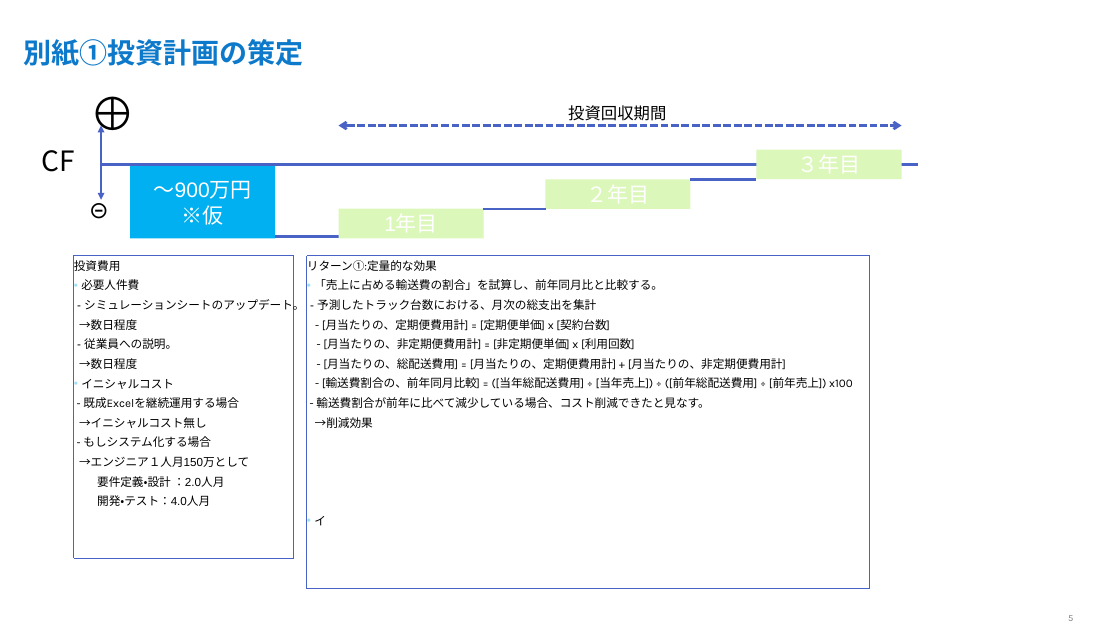
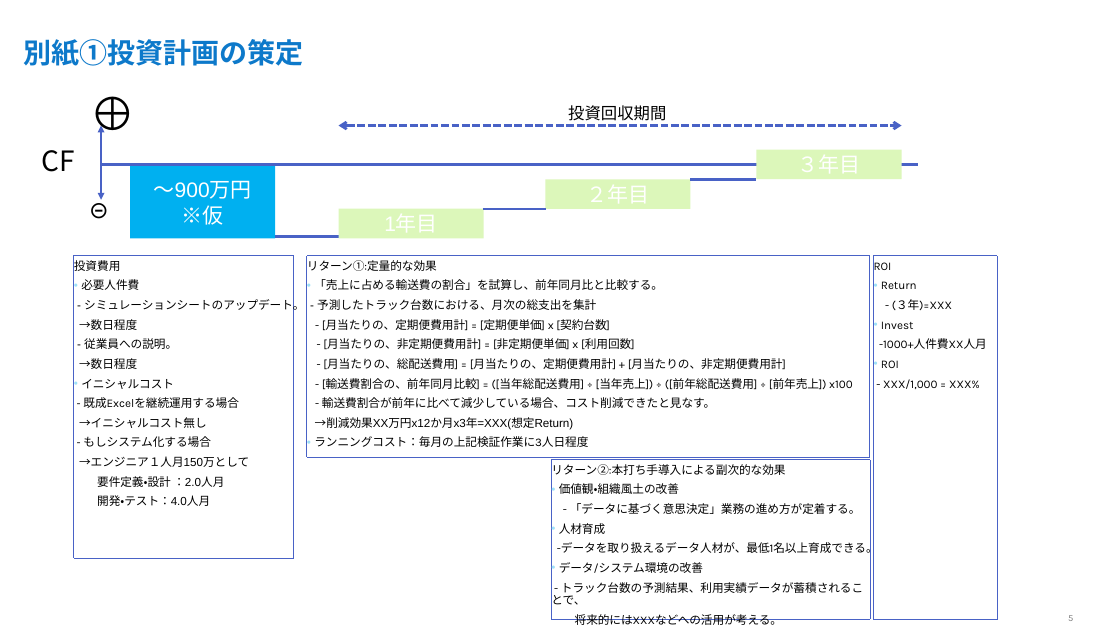
Before and after one commit to carreraastra/PBL01, a slide deck: slide 5 of PBL04_演習5_m.kiyo.pptx. Drawn at 1120x630 pixels with LibreOffice and Linux fonts; fonts in the diff are those of the drawing; background and template pictures are left out. Boxes give left, top, right and bottom in pixels: in the first picture for what was removed or moved away, otherwise in the second. Text is boxed around its words. In the diff, an @@ line names an element or a change of style, - is before the commit and + after.

```diff
--- a/PBL04_演習5_m.kiyo.pptx
+++ b/PBL04_演習5_m.kiyo.pptx
@@ rectangle "リターン①:定量的な効果": place and size @@
-rectangle "リターン①:定量的な効果" at [307, 256, 870, 589]
+rectangle "リターン①:定量的な効果" at [307, 256, 870, 457]
@@ rectangle added at [874, 256, 997, 619], outline #4963C7 0 pt dashed, 10 pt, text #000000 @@
+ROI
+• Return
+- (３年)=XXX
+• Invest
+-1000+人件費XX人月
+• ROI
+- XXX/1,000 = XXX%
@@ text in rectangle at [314, 417, 588, 447]: text changed @@
-→削減効果
-• イ
+→削減効果XX万円x12か月x3年=XXX(想定Return)
+• ランニングコスト：毎月の上記検証作業に3人日程度
@@ rectangle added at [551, 460, 870, 619], outline #4963C7 0 pt dashed, 10 pt, text #000000 @@
+リターン②:本打ち手導入による副次的な効果
+• 価値観・組織風土の改善
+- 「データに基づく意思決定」業務の進め方が定着する。
+• 人材育成
+-データを取り扱えるデータ人材が、最低1名以上育成できる。
+• データ/システム環境の改善
+- トラック台数の予測結果、利用実績データが蓄積されることで、
+将来的にはXXXなどへの活用が考える。
```
Also in this commit, not shown: 1 slide added.
